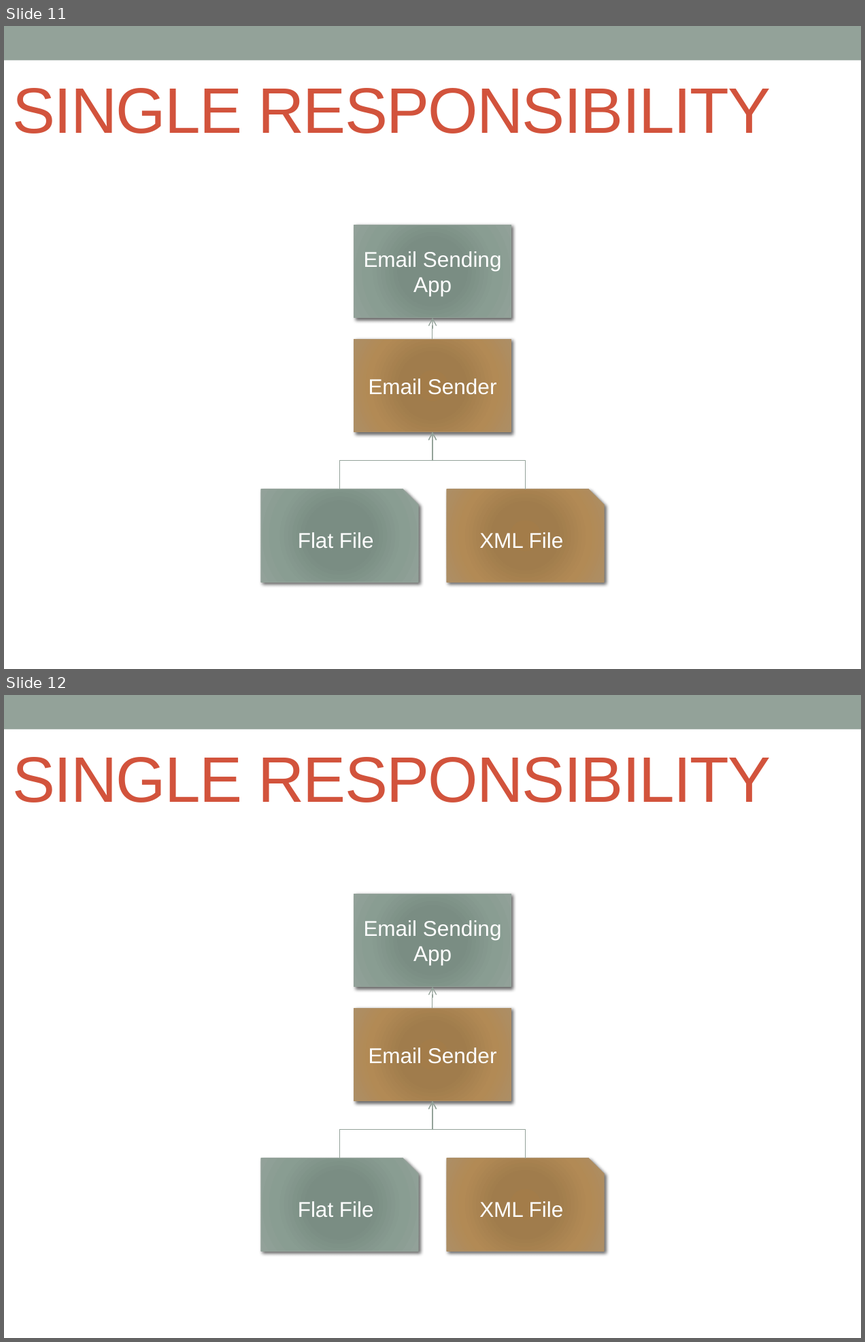
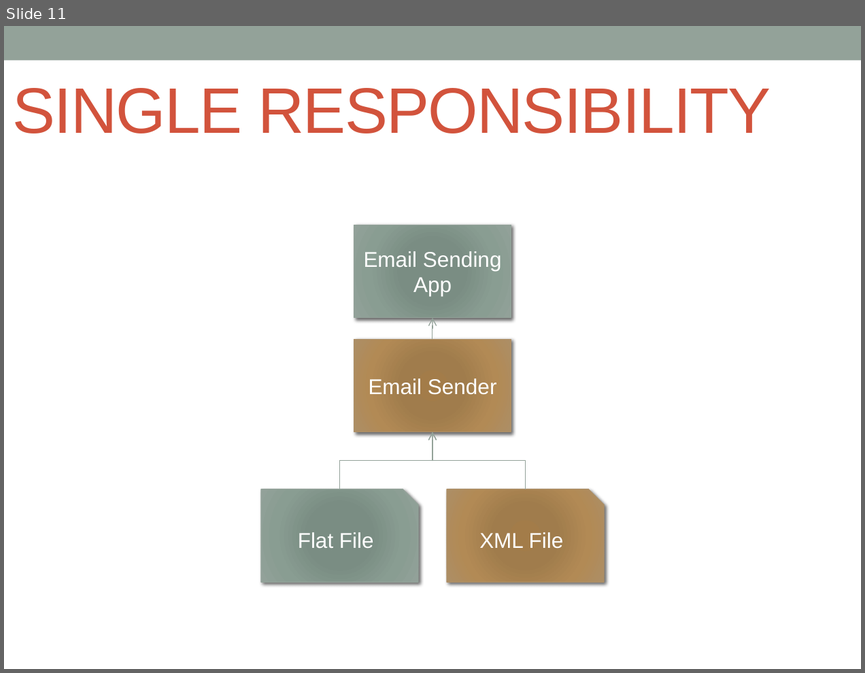
Before and after one commit to mxriverlynn/presentations-and-training, a slide deck: SOLID Principles - Step By Step Code/SOLID Principles Presentation.pptx. Shown one above the other, each under a label of ours: slides 11 and 12 before the commit, slide 11 after it. The pictures are 865x1342 and 865x673 pixels, drawn with LibreOffice and Linux fonts; fonts in the diff are those of the drawing. Boxes give left, top, right and bottom in pixels: in the first picture for what was removed or moved away, otherwise in the second. Text is boxed around its words. In the diff, an @@ line names an element or a change of style, - is before the commit and + after.

```diff
--- a/SOLID Principles - Step By Step Code/SOLID Principles Presentation.pptx
+++ b/SOLID Principles - Step By Step Code/SOLID Principles Presentation.pptx
@@ slide 11 removed at [4, 26, 861, 669], background #FFFFFF; not listed: 1 template element that a slide beside it also shows @@
@@ text removed at [13, 88, 771, 133] @@
-SINGLE RESPONSIBILITY
@@ group removed at [261, 225, 604, 581]: 3 elbow arrows, 2 rectangles, 2 snip rects @@
-Email Sender
-Flat File
-XML File
-Email Sending App
@@ what was slide 12 is now slide 11 @@
```
Also in this commit, not shown: 4 slides changed.
